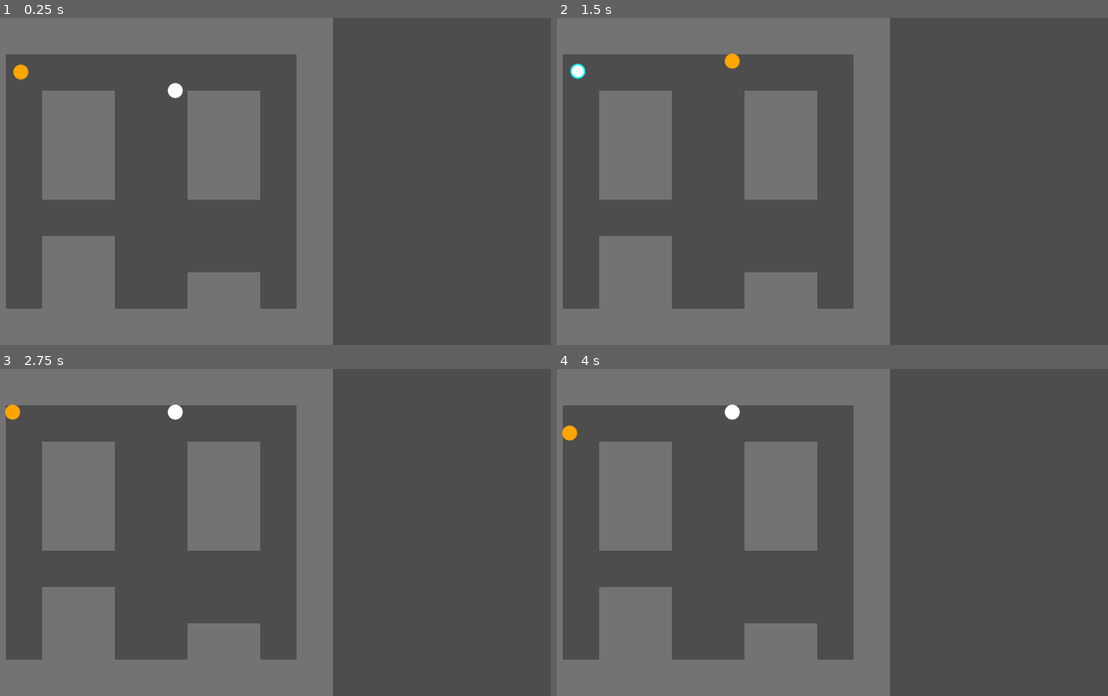
Above: before the commit, frames 1-4 (two rows, left to right).
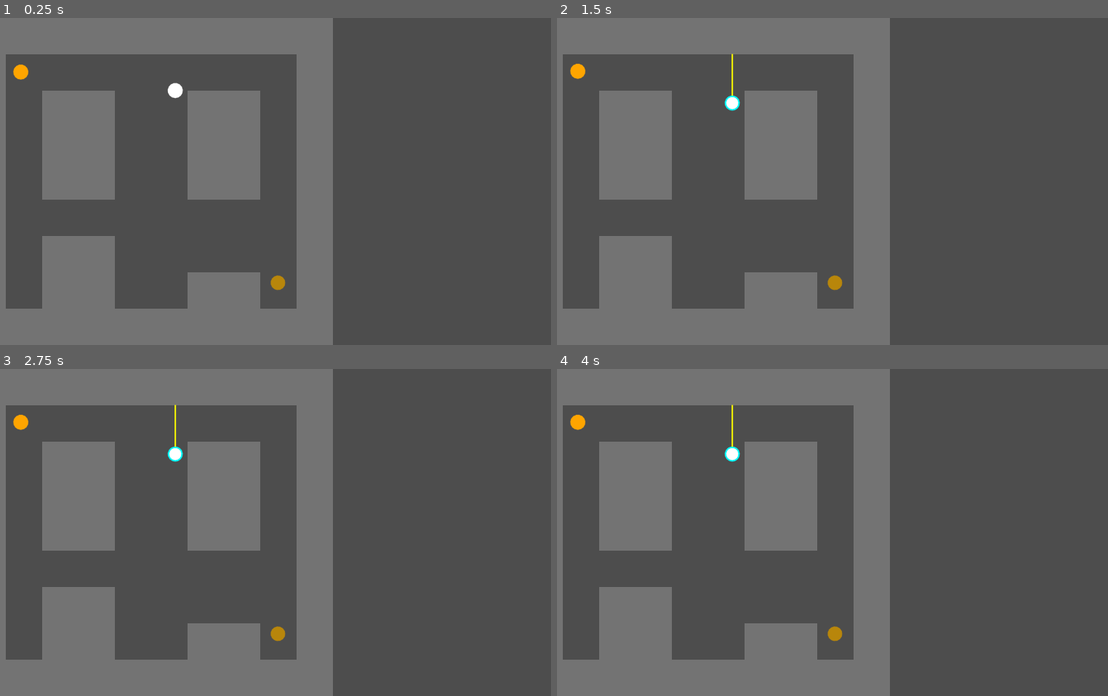
Above: after the commit, the same moments.

Repository: RainbowAsteroids/nowhere-safe
Game: Godot game, scene res://world/world.tscn
Two runs of this game, one before a commit and one after it. Both use one fixed random seed, a clock stepped at 60 frames per second and the inputs below.
Inputs (mouse positions are in pixels of both pictures, inside the frame that each line leads up to):
- Up to frame 1 (0.25 s): no input
- Up to frame 2 (1.5 s): move the mouse to (733, 99) at 0.52 s; hold Right mouse button (attack, bound only after the commit) 0.53-1.28 s; hold W (move_up) from 0.53 s (still down); click (733, 99) at 0.6 s; move the mouse to (579, 70) at 1.27 s; right-click (579, 70) at 1.35 s
- Up to frame 3 (2.75 s): click (22, 421) at 1.55 s; move the mouse to (88, 483) at 2.02 s; release W (move_up) at 2.03 s; hold A (move_left) from 2.03 s (still down); hold Right mouse button (attack, bound only after the commit) from 2.03 s (still down); click (88, 483) at 2.1 s
- Up to frame 4 (4 s): tap Enter at 2.75 s; move the mouse to (849, 532) at 2.77 s; release Right mouse button (attack, bound only after the commit) at 2.78 s; right-click (849, 532) at 2.85 s; click (849, 532) at 3.05 s; tap Space at 3.5 s; move the mouse to (727, 450) at 3.52 s; release A (move_left) at 3.53 s; hold S (move_down) from 3.53 s (still down); hold Right mouse button (attack, bound only after the commit) from 3.53 s (still down); click (727, 450) at 3.6 s

The runs differ from the first frame. In frame 1, 0.1% of the frame differs, in the area x 49-52%, y 78-84%; in frame 2, 0.4%; in frame 3, 0.5%; in frame 4, 0.5%, in the area x 0-52%, y 10-84%.

Commit message:
Added target

Diff:
--- a/civilian/civilian.gd
+++ b/civilian/civilian.gd
@@ -1,22 +1,52 @@
 @tool
 extends PathFollow2D
 class_name Civilian
+
+signal detected_player
 
 enum State {
 	Default,
 	Stunned,
 	Confused,
-	Controlled
+	Controlled,
+	Suspicious
 }
+
+enum Weapon {
+	Melee,
+	Taser,
+	Gun
+}
+
+const walk_speed := 75.0
+const suspicion_clock_end := 0.5
 
 @export var body: CharacterBody2D
 @export var nav_agent: NavigationAgent2D
 @export var stun_timer: Timer
-var state := State.Default
+@export var suspicious_timer: Timer
+@export var weapon := Weapon.Melee
+
+var state := State.Default:
+	set(v):
+		match v: # on-enter state
+			State.Default:
+				body.position = Vector2.ZERO
+			_:
+				pass
+
+		match state: # on-exit state
+			State.Suspicious:
+				suspicion_clock = 0.0
+			_:
+				pass
+
+		state = v
 
 var hover := false
+var near_target := false
 
-const walk_speed := 75.0
+var suspicion_clock := 0.0
 
 func _process(_delta):
 	queue_redraw()
@@ -25,24 +55,22 @@
 	if not Engine.is_editor_hint():
 		match state:
 			State.Default:
-				print("default")
 				progress += walk_speed * delta
 			State.Controlled:
 				pass
 			State.Stunned:
-				print("stunned")
+				pass
+			State.Suspicious:
 				pass
 			State.Confused:
 				var target := nav_agent.get_next_path_position()
 				var direction := body.global_position.direction_to(target)
-				print("confused", target, global_position, direction)
 
 				body.velocity = lerp(body.velocity, direction * walk_speed, 3.0 * delta)
 				body.move_and_slide()
 
 				if nav_agent.is_navigation_finished():
-					state = State.Default
-					body.position = Vector2.ZERO
+					self.state = State.Default
 			_:
 				push_error("State '{0}' not implemented".format([state]))
 
@@ -86,3 +114,15 @@
 
 func _on_character_body_2d_mouse_exited():
 	hover = false
+
+func suspicion_tick(delta):
+	suspicious_timer.start()
+	suspicion_clock += delta
+	if state != State.Suspicious:
+		self.state = State.Suspicious
+
+	if suspicion_clock >= suspicion_clock_end:
+		detected_player.emit()
+
+func _on_suspicious_timer_timeout():
+	self.state = State.Default
--- a/civilian/civilian.tscn
+++ b/civilian/civilian.tscn
@@ -5,11 +5,12 @@
 [sub_resource type="CircleShape2D" id="CircleShape2D_dep2g"]
 radius = 15.0
 
-[node name="Civilian" type="PathFollow2D" node_paths=PackedStringArray("body", "nav_agent", "stun_timer") groups=["civilian"]]
+[node name="Civilian" type="PathFollow2D" node_paths=PackedStringArray("body", "nav_agent", "stun_timer", "suspicious_timer") groups=["civilian"]]
 script = ExtResource("1_kqpa8")
 body = NodePath("CharacterBody2D")
 nav_agent = NodePath("CharacterBody2D/NavigationAgent2D")
 stun_timer = NodePath("StunTimer")
+suspicious_timer = NodePath("SuspiciousTimer")
 
 [node name="CharacterBody2D" type="CharacterBody2D" parent="."]
 input_pickable = true
@@ -25,6 +26,10 @@
 wait_time = 3.0
 one_shot = true
 
+[node name="SuspiciousTimer" type="Timer" parent="."]
+one_shot = true
+
 [connection signal="mouse_entered" from="CharacterBody2D" to="." method="_on_character_body_2d_mouse_entered"]
 [connection signal="mouse_exited" from="CharacterBody2D" to="." method="_on_character_body_2d_mouse_exited"]
 [connection signal="timeout" from="StunTimer" to="." method="_on_stun_timer_timeout"]
+[connection signal="timeout" from="SuspiciousTimer" to="." method="_on_suspicious_timer_timeout"]
--- a/project.godot
+++ b/project.godot
@@ -52,6 +52,11 @@
 "events": [Object(InputEventMouseButton,"resource_local_to_scene":false,"resource_name":"","device":-1,"window_id":0,"a …(258 unchanged characters)…
 ]
 }
+attack={
+"deadzone": 0.5,
+"events": [Object(InputEventMouseButton,"resource_local_to_scene":false,"resource_name":"","device":-1,"window_id":0,"alt_pressed":false,"shift_pressed":false,"ctrl_pressed":false,"meta_pressed":false,"button_mask":2,"position":Vector2(84, 20),"global_position":Vector2(88, 63),"factor":1.0,"button_index":2,"canceled":false,"pressed":true,"double_click":false,"script":null)
+]
+}
 
 [navigation]
 
--- /dev/null
+++ b/target/target.gd
@@ -0,0 +1,20 @@
+@tool
+extends StaticBody2D
+class_name Target
+
+func _draw():
+	var color := Color.DARK_GOLDENROD
+	draw_circle(Vector2.ZERO, 15, color)
+	draw_arc(Vector2.ZERO, 15, 0, TAU, 16, color, 1, true)
+
+func _process(_delta):
+	if Engine.is_editor_hint():
+		queue_redraw()
+
+func _on_area_2d_body_entered(body):
+	if body.get_parent() is Civilian:
+		body.get_parent().near_target = true
+
+func _on_area_2d_body_exited(body):
+	if body.get_parent() is Civilian:
+		body.get_parent().near_target = false
--- /dev/null
+++ b/target/target.tscn
@@ -0,0 +1,24 @@
+[gd_scene load_steps=4 format=3 uid="uid://crxud02bvvki7"]
+
+[ext_resource type="Script" path="res://target/target.gd" id="1_bnc61"]
+
+[sub_resource type="CircleShape2D" id="CircleShape2D_mo7kv"]
+radius = 15.0
+
+[sub_resource type="CircleShape2D" id="CircleShape2D_xlqwi"]
+radius = 45.0111
+
+[node name="Target" type="StaticBody2D"]
+script = ExtResource("1_bnc61")
+
+[node name="CollisionShape2D" type="CollisionShape2D" parent="."]
+shape = SubResource("CircleShape2D_mo7kv")
+
+[node name="Area2D" type="Area2D" parent="."]
+
+[node name="CollisionShape2D" type="CollisionShape2D" parent="Area2D"]
+shape = SubResource("CircleShape2D_xlqwi")
+debug_color = Color(0.992157, 0, 0.262745, 0.419608)
+
+[connection signal="body_entered" from="Area2D" to="." method="_on_area_2d_body_entered"]
+[connection signal="body_exited" from="Area2D" to="." method="_on_area_2d_body_exited"]
--- a/world/CharacterController.gd
+++ b/world/CharacterController.gd
@@ -1,5 +1,8 @@
 extends Node2D
 class_name CharacterController
+
+signal win
+signal lose
 
 const walk_force := 650.0
 const max_walk_speed := 350.0
@@ -7,15 +10,97 @@
 const moving_friction := 3.0
 const still_friction := 6.0
 
-@export var target: Civilian:
+const charge_attack_time := 1.5
+
+const aim_color := Color.RED
+const shoot_color := Color.YELLOW
+
+const mega_mask := 4294967295
+
+@export var controlled: Civilian:
 	set(v):
-		if target != null:
-			target.uncontrol()
-		target = v
-		target.control()
+		if controlled != null:
+			controlled.uncontrol()
+		controlled = v
+		controlled.control()
+
+@export var target: Target
+
+var charge_attack_clock := 0.0
+
+func gun_cast() -> Dictionary:
+	const cast_length := 2000
+	var space_state := get_world_2d().direct_space_state
+	var start_pos = controlled.body.global_position
+	var direction := (get_global_mouse_position() - start_pos).normalized()
+
+	var query := PhysicsRayQueryParameters2D.create(
+		start_pos,
+		start_pos + (direction * cast_length),
+		mega_mask,
+		[controlled.body.get_rid()]
+	)
+	return space_state.intersect_ray(query)
+
+func _draw():
+	if controlled.weapon == Civilian.Weapon.Gun:
+		var cast_result = gun_cast()
+
+		draw_line(
+			controlled.body.global_position,
+			cast_result["position"],
+			shoot_color if Input.is_action_pressed("attack") else aim_color,
+			2.0,
+			true
+		)
+
+func _process(delta):
+	queue_redraw()
+
+	var can_attack = controlled.near_target or controlled.weapon == Civilian.Weapon.Gun
+	if Input.is_action_pressed("attack") and can_attack:
+		match controlled.weapon:
+			Civilian.Weapon.Taser:
+				win.emit()
+				get_tree().paused = true
+			Civilian.Weapon.Melee:
+				charge_attack_clock += delta
+
+				var space_state = get_world_2d().direct_space_state
+				var civilians = get_tree().get_nodes_in_group("civilian")
+				for civilian in civilians:
+					if civilian != controlled and civilian is Civilian:
+						var query = PhysicsRayQueryParameters2D.create(
+							controlled.body.global_position,
+							civilian.body.global_position,
+							mega_mask,
+							[controlled.body.get_rid()]
+						)
+						var result = space_state.intersect_ray(query)
+
+						if result != {} and result["collider"] == civilian.body:
+							civilian.suspicion_tick(delta)
+
+				if charge_attack_clock >= charge_attack_time:
+					win.emit()
+					get_tree().paused = true
+			Civilian.Weapon.Gun:
+				var result = gun_cast()
+				var success: bool = result != {} and result["collider"] == target
+
+				if success:
+					win.emit()
+				else:
+					lose.emit()
+
+				get_tree().paused = true
+			_:
+				push_error("Weapon '{0}' not implemented".format([controlled.weapon]))
+	else:
+		charge_attack_clock = 0.0
 
 func _physics_process(delta):
-	var body = target.body
+	var body = controlled.body
 	var acceleration = Vector2.ZERO
 
 	if Input.is_action_pressed("move_left"):
@@ -47,12 +132,12 @@
 
 			var space_state = get_world_2d().direct_space_state
 			var query = PhysicsRayQueryParameters2D.create(
-				target.body.global_position,
+				controlled.body.global_position,
 				control_target.body.global_position,
-				4294967295, # default parameter
-				[target.body.get_rid()]
+				mega_mask, # default parameter
+				[controlled.body.get_rid()]
 			)
 			var result = space_state.intersect_ray(query)
 
 			if result != {} and result["collider"] == control_target.body:
-				self.target = control_target
+				self.controlled = control_target
--- /dev/null
+++ b/world/world.gd
@@ -0,0 +1,21 @@
+extends Node2D
+class_name World
+
+func lose():
+	print("lose")
+	get_tree().paused = true
+
+func win():
+	print("win")
+	get_tree().paused = true
+
+func _ready():
+	for civilian in get_tree().get_nodes_in_group("civilian"):
+		if civilian is Civilian:
+			civilian.detected_player.connect(lose)
+
+func _on_character_controller_lose():
+	lose()
+
+func _on_character_controller_win():
+	win()
--- a/world/world.tscn
+++ b/world/world.tscn
@@ -1,8 +1,10 @@
-[gd_scene load_steps=14 format=3 uid="uid://bvqkyk01h542u"]
+[gd_scene load_steps=16 format=3 uid="uid://bvqkyk01h542u"]
 
 [ext_resource type="Texture2D" uid="uid://bxivamxpsnvdr" path="res://tile-map/tile.png" id="1_qgk20"]
+[ext_resource type="Script" path="res://world/world.gd" id="1_s5rh5"]
 [ext_resource type="PackedScene" uid="uid://mrjjviudw1s7" path="res://civilian/civilian.tscn" id="2_yrjrr"]
 [ext_resource type="Script" path="res://world/CharacterController.gd" id="3_rrdjt"]
+[ext_resource type="PackedScene" uid="uid://crxud02bvvki7" path="res://target/target.tscn" id="4_vfos8"]
 
 [sub_resource type="TileSetAtlasSource" id="TileSetAtlasSource_rqnkj"]
 texture = ExtResource("1_qgk20")
@@ -16,18 +18,6 @@
 tile_size = Vector2i(80, 80)
 physics_layer_0/collision_layer = 1
 sources/0 = SubResource("TileSetAtlasSource_rqnkj")
-
-[sub_resource type="Curve2D" id="Curve2D_g7for"]
-_data = {
-"points": PackedVector2Array(0, 0, 0, 0, 133, 141, 0, 0, 0, 0, 133, 424, 0, 0, 0, 0, 347, 424, 0, 0, 0, 0, 347, 141, 0, 0, 0, 0, 133, 141)
-}
-point_count = 5
-
-[sub_resource type="Curve2D" id="Curve2D_41pet"]
-_data = {
-"points": PackedVector2Array(0, 0, 0, 0, 113, 119, 0, 0, 0, 0, 113, 610, 0, 0, 0, 0, 113, 119)
-}
-point_count = 3
 
 [sub_resource type="NavigationPolygon" id="NavigationPolygon_kacnu"]
 vertices = PackedVector2Array(95, 99, 131, 98, 136, 621, 97, 623)
@@ -59,7 +49,20 @@
 polygons = Array[PackedInt32Array]([PackedInt32Array(0, 1, 2, 3)])
 outlines = Array[PackedVector2Array]([PackedVector2Array(469, 411, 645, 413, 645, 543, 469, 547)])
 
+[sub_resource type="Curve2D" id="Curve2D_g7for"]
+_data = {
+"points": PackedVector2Array(0, 0, 0, 0, 133, 141, 0, 0, 0, 0, 133, 424, 0, 0, 0, 0, 347, 424, 0, 0, 0, 0, 347, 141, 0, 0, 0, 0, 133, 141)
+}
+point_count = 5
+
+[sub_resource type="Curve2D" id="Curve2D_41pet"]
+_data = {
+"points": PackedVector2Array(0, 0, 0, 0, 113, 119, 0, 0, 0, 0, 113, 610, 0, 0, 0, 0, 113, 119)
+}
+point_count = 3
+
 [node name="world" type="Node2D"]
+script = ExtResource("1_s5rh5")
 metadata/_edit_lock_ = true
 
 [node name="TileMap" type="TileMap" parent="."]
@@ -68,40 +71,52 @@
 layer_0/tile_data = PackedInt32Array(0, 0, 0, 65536, 0, 0, 131072, 0, 0, 196608, 0, 0, 262144, 0, 0, 327680, 0, 0, 3932 …(593 unchanged characters)…
 metadata/_edit_lock_ = true
 
-[node name="Path2D" type="Path2D" parent="."]
+[node name="CharacterController" type="Node2D" parent="." node_paths=PackedStringArray("controlled", "target")]
+script = ExtResource("3_rrdjt")
+controlled = NodePath("../Civilians/Path2D2/Civilian")
+target = NodePath("../Target")
+
+[node name="Target" parent="." instance=ExtResource("4_vfos8")]
+position = Vector2(679, 583)
+
+[node name="NavMeshes" type="Node" parent="."]
+
+[node name="NavigationRegion2D" type="NavigationRegion2D" parent="NavMeshes"]
+navigation_polygon = SubResource("NavigationPolygon_kacnu")
+
+[node name="NavigationRegion2D2" type="NavigationRegion2D" parent="NavMeshes"]
+navigation_polygon = SubResource("NavigationPolygon_08iix")
+
+[node name="NavigationRegion2D3" type="NavigationRegion2D" parent="NavMeshes"]
+scale = Vector2(1, 1.00163)
+navigation_polygon = SubResource("NavigationPolygon_s54qn")
+
+[node name="NavigationRegion2D4" type="NavigationRegion2D" parent="NavMeshes"]
+navigation_polygon = SubResource("NavigationPolygon_p8luh")
+
+[node name="NavigationRegion2D5" type="NavigationRegion2D" parent="NavMeshes"]
+navigation_polygon = SubResource("NavigationPolygon_kxb8r")
+
+[node name="NavigationRegion2D6" type="NavigationRegion2D" parent="NavMeshes"]
+navigation_polygon = SubResource("NavigationPolygon_xykc0")
+
+[node name="Civilians" type="Node" parent="."]
+
+[node name="Path2D" type="Path2D" parent="Civilians"]
 position = Vector2(320, 0)
 curve = SubResource("Curve2D_g7for")
 
-[node name="Civilian" parent="Path2D" instance=ExtResource("2_yrjrr")]
+[node name="Civilian" parent="Civilians/Path2D" instance=ExtResource("2_yrjrr")]
 position = Vector2(133, 141)
 rotation = 1.5708
+weapon = 2
 
-[node name="Path2D2" type="Path2D" parent="."]
+[node name="Path2D2" type="Path2D" parent="Civilians"]
 curve = SubResource("Curve2D_41pet")
 
-[node name="Civilian" parent="Path2D2" instance=ExtResource("2_yrjrr")]
+[node name="Civilian" parent="Civilians/Path2D2" instance=ExtResource("2_yrjrr")]
 position = Vector2(113, 119)
 rotation = 1.5708
 
-[node name="CharacterController" type="Node2D" parent="." node_paths=PackedStringArray("target")]
-script = ExtResource("3_rrdjt")
-target = NodePath("../Path2D2/Civilian")
-
-[node name="NavigationRegion2D" type="NavigationRegion2D" parent="."]
-navigation_polygon = SubResource("NavigationPolygon_kacnu")
-
-[node name="NavigationRegion2D2" type="NavigationRegion2D" parent="."]
-navigation_polygon = SubResource("NavigationPolygon_08iix")
-
-[node name="NavigationRegion2D3" type="NavigationRegion2D" parent="."]
-scale = Vector2(1, 1.00163)
-navigation_polygon = SubResource("NavigationPolygon_s54qn")
-
-[node name="NavigationRegion2D4" type="NavigationRegion2D" parent="."]
-navigation_polygon = SubResource("NavigationPolygon_p8luh")
-
-[node name="NavigationRegion2D5" type="NavigationRegion2D" parent="."]
-navigation_polygon = SubResource("NavigationPolygon_kxb8r")
-
-[node name="NavigationRegion2D6" type="NavigationRegion2D" parent="."]
-navigation_polygon = SubResource("NavigationPolygon_xykc0")
+[connection signal="lose" from="CharacterController" to="." method="_on_character_controller_lose"]
+[connection signal="win" from="CharacterController" to="." method="_on_character_controller_win"]
Not shown, added: .gitattributes
Not shown, added: .gitignore
